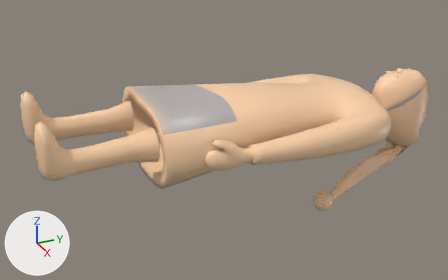
The Blender file blender/human_2.blend: old version first, new version second.
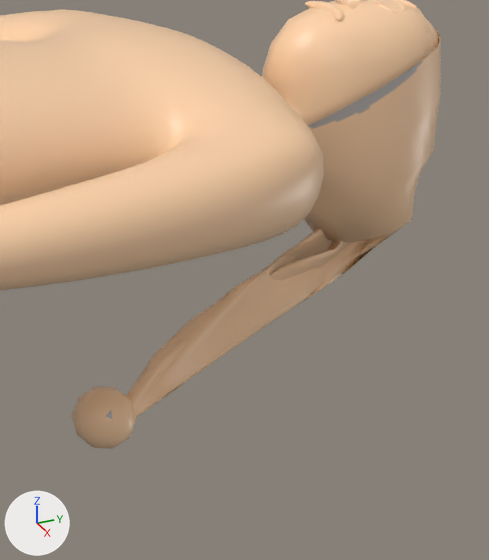
Each version appears first whole from a 50 mm camera at (1.11, -0.114, 0.509) aimed at (-0.037, 0.403, -0.064), and next in a close-up on the part from 65% to 99% of the width and 25% to 88% of the height. Lighting does not change. The marker at lower left points along +X, +Y and +Z.

Script lines for the objects in view, before the commit:
```python
me_cube_003 = bpy.data.meshes.new('Cube.003')
me_cube_003.from_pydata(...)  # 1828 vertices, 3664 faces; spans x -0.18..0.18, y 0.203..0.77, z -0.085..0.082
me_cube_003.polygons.foreach_set('use_smooth', [True] * 3664)
me_cube_003.materials.append(mat_human)  # picture img_human
me_icosphere = bpy.data.meshes.new('Icosphere')
me_icosphere.from_pydata(...)  # 353 vertices, 672 faces; spans x -0.052..0.056, y 0.641..0.924, z -0.272..0.02
me_icosphere.polygons.foreach_set('use_smooth', [True] * 672)
me_icosphere.materials.append(mat_human)  # picture img_human
me_icosphere_001 = bpy.data.meshes.new('Icosphere.001')
me_icosphere_001.from_pydata(...)  # an icosphere of 80 faces spanning x -0.0108..0.0353, y 0.6184..0.6669, z -0.2756..-0.2271
me_icosphere_001.polygons.foreach_set('use_smooth', [True] * 80)
me_icosphere_001.materials.append(mat_human)  # picture img_human
ob_cube_003 = bpy.data.objects.new('Cube.003', me_cube_003)
ob_cube_003.location = (0.0, 0.0, 0.0)
ob_icosphere = bpy.data.objects.new('Icosphere', me_icosphere)
ob_icosphere.location = (0.0, -0.0031, 0.0)
ob_icosphere_001 = bpy.data.objects.new('Icosphere.001', me_icosphere_001)
ob_icosphere_001.location = (0.0, 0.0, 0.0)
# also in view: 'Cube.000' at (0.0, 0.452, 0.007)
```
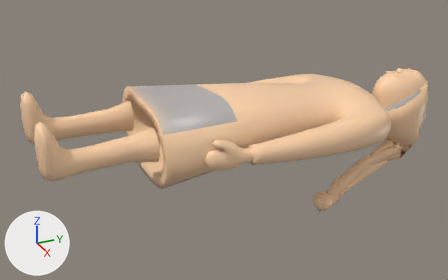
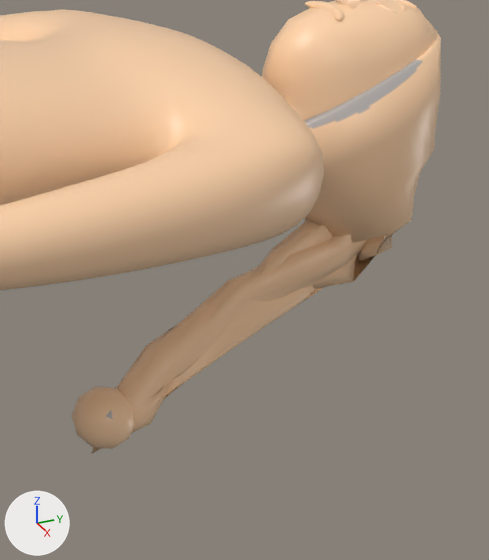
Boxes [x1, y1, x2, y2] around the edits, measured in the close-ups (489 x 560 px):
'Icosphere', reshaped (11% wider, 10% taller)
    before: [126, 30, 441, 417]
    after: [91, 30, 441, 454]
part 1 of me_icosphere, added (beige)
    after: [91, 30, 441, 454]

What the commit changed:
me_icosphere is used by ob_icosphere; location (0.0, -0.0031, 0.0).
me_icosphere had 353 vertices, 672 faces and spanned x -0.052..0.056, y 0.641..0.924, z -0.272..0.02.
me_icosphere now has 706 vertices, 1376 faces and spans x -0.052..0.056, y 0.634..0.924, z -0.279..0.02.
me_icosphere part 1: 353 vertices added at x -0.042..0.046, y 0.634..0.914, z -0.279..0.019.
